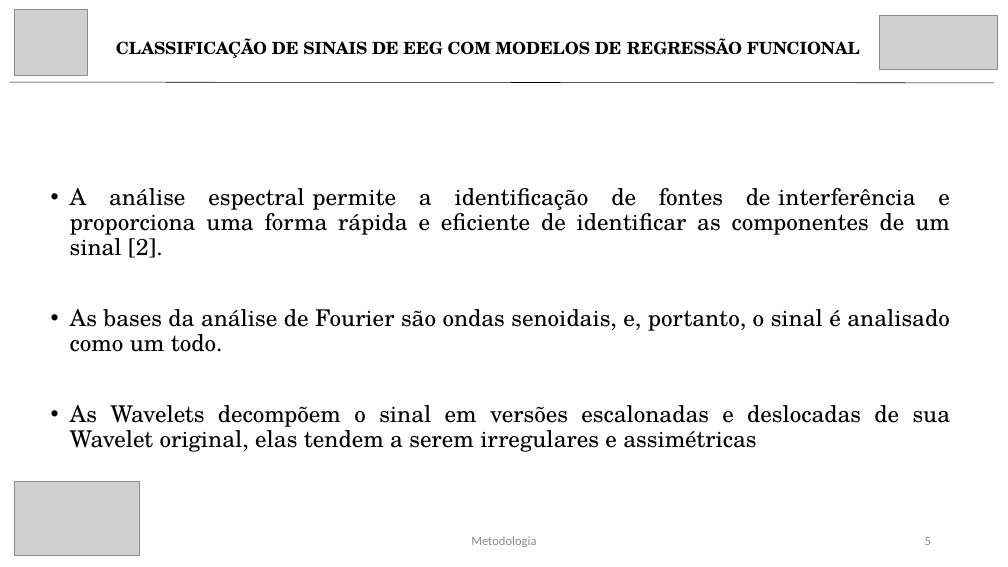
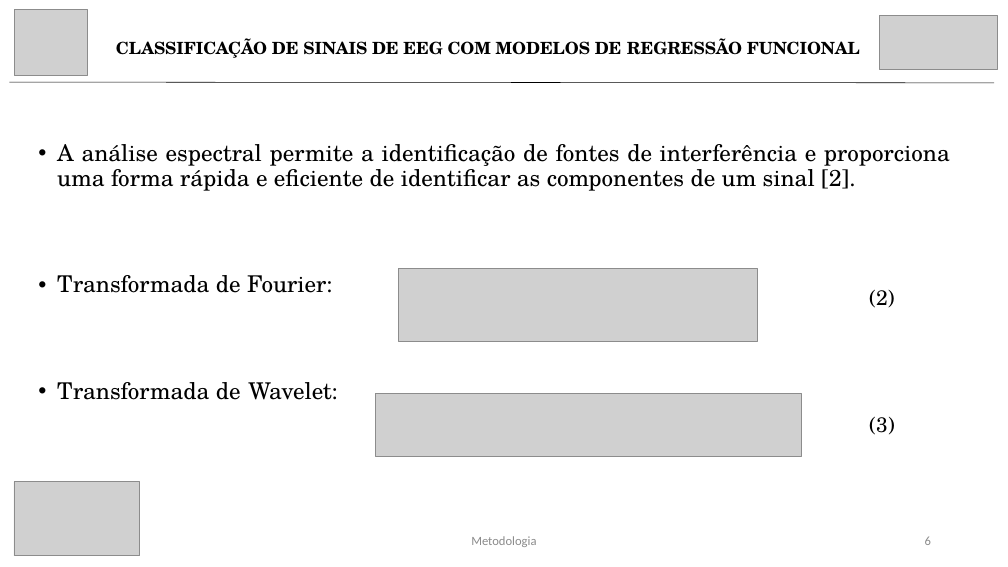
Before and after one commit to roaraujo/EEG-Regressao-Funcional-Wavelet-Fourier, a slide deck: slide 6 of Apresentação/IC_SIICUSP.pptx (slide 5 before the commit). Drawn at 1008x567 pixels with LibreOffice and Linux fonts; fonts in the diff are those of the drawing; grey boxes stand for pictures. Boxes give left, top, right and bottom in pixels: in the first picture for what was removed or moved away, otherwise in the second. Text is boxed around its words. In the diff, an @@ line names an element or a change of style, - is before the commit and + after.

```diff
--- a/Apresentação/IC_SIICUSP.pptx
+++ b/Apresentação/IC_SIICUSP.pptx
@@ text "A análise espectral permite a ...": place and size @@
-text "A análise espectral permite a ..." at [70,188,951,452]
+text "A análise espectral permite a ..." at [57,144,950,400]
@@ picture added at [399,268,758,342] @@
@@ text at [57,275,337,400]: text changed @@
-• As bases da análise de Fourier são ondas senoidais, e, portanto, o sinal é analisado como um todo.
-• As Wavelets decompõem o sinal em versões escalonadas e deslocadas de sua Wavelet original, elas tendem a serem irregulares e assimétricas
+• Transformada de Fourier:
+• Transformada de Wavelet:
@@ text added at [869,290,895,308], 20 pt, text #000000 @@
+(2)
@@ picture added at [376,393,802,456] @@
@@ text added at [869,417,895,435], 20 pt, text #000000 @@
+(3)
```
Also in this commit, not shown: 2 other slides changed, 1 other file.
